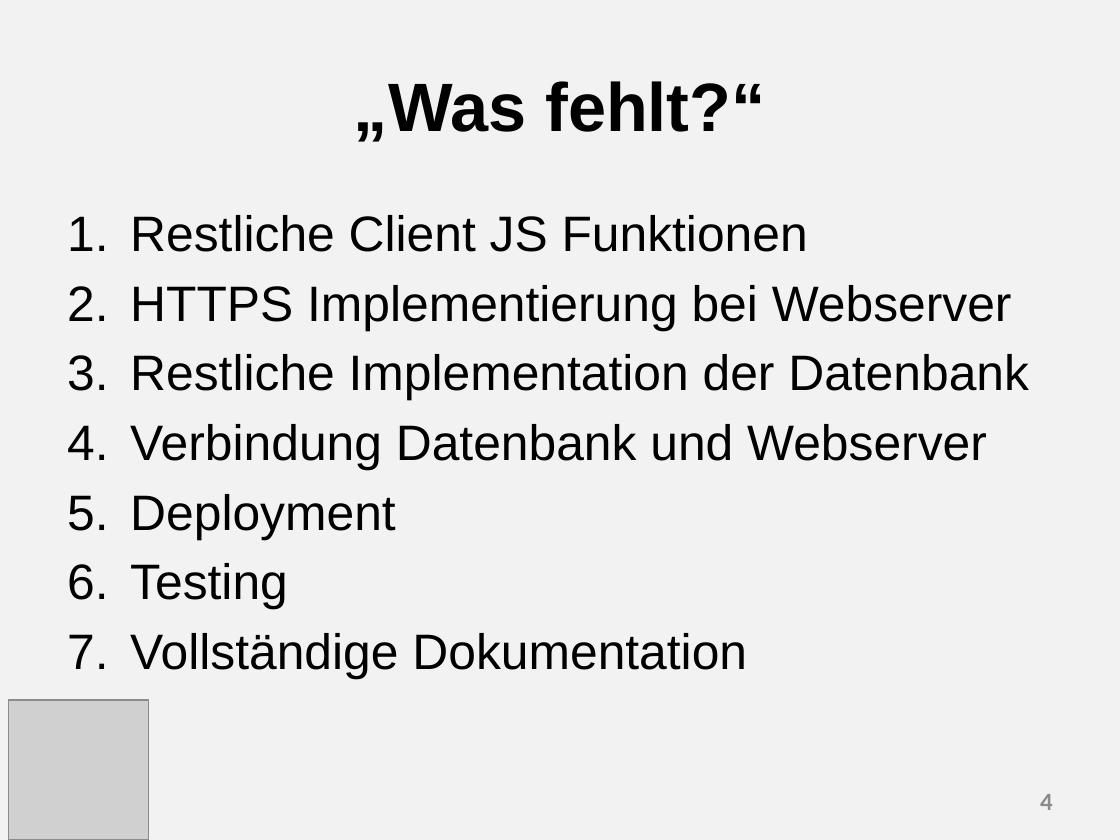
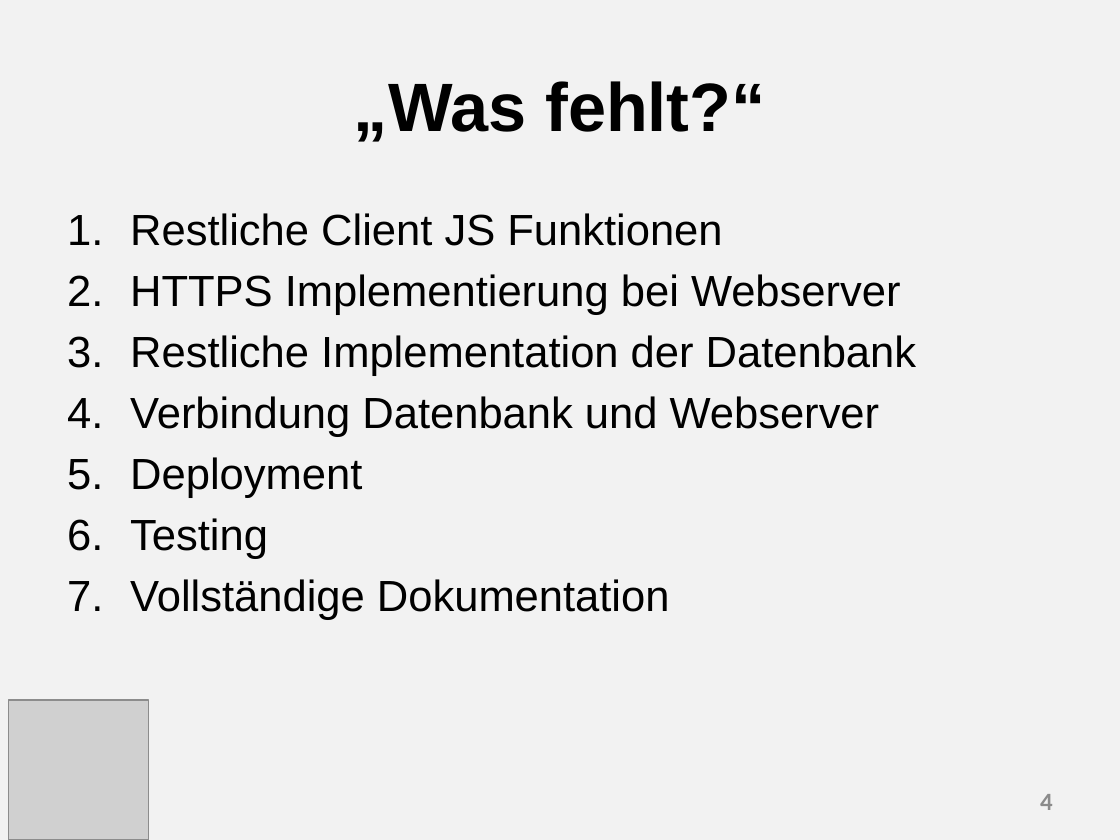
Before and after one commit to valeriapag/E-Mood-Tracker, a slide deck: slide 4 of Doku/Präsentation.pptx. Drawn at 1120x840 pixels with LibreOffice and Linux fonts; fonts in the diff are those of the drawing; grey boxes stand for pictures. Boxes give left, top, right and bottom in pixels: in the first picture for what was removed or moved away, otherwise in the second. Text is boxed around its words. In the diff, an @@ line names an element or a change of style, - is before the commit and + after.

```diff
--- a/Doku/Präsentation.pptx
+++ b/Doku/Präsentation.pptx
@@ text "Restliche Client JS Funktionen" at (x1=130, y1=213, x2=916, y2=620): size 32 to 28 pt @@
```
Also in this commit, not shown: 3 other files.
